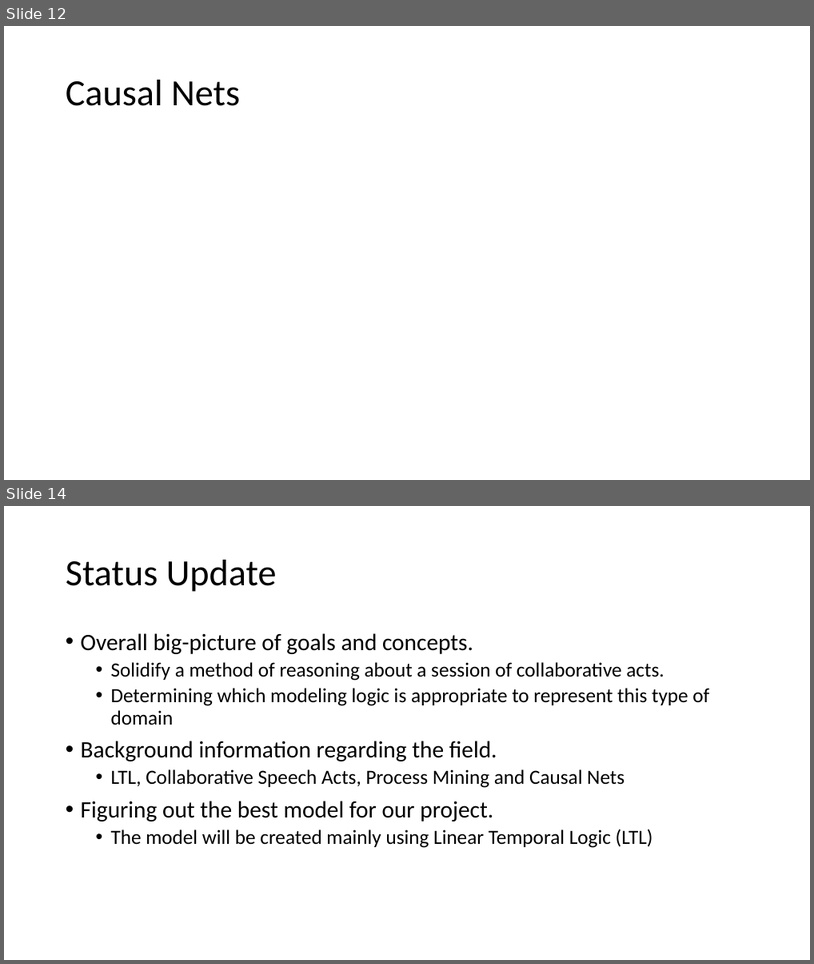
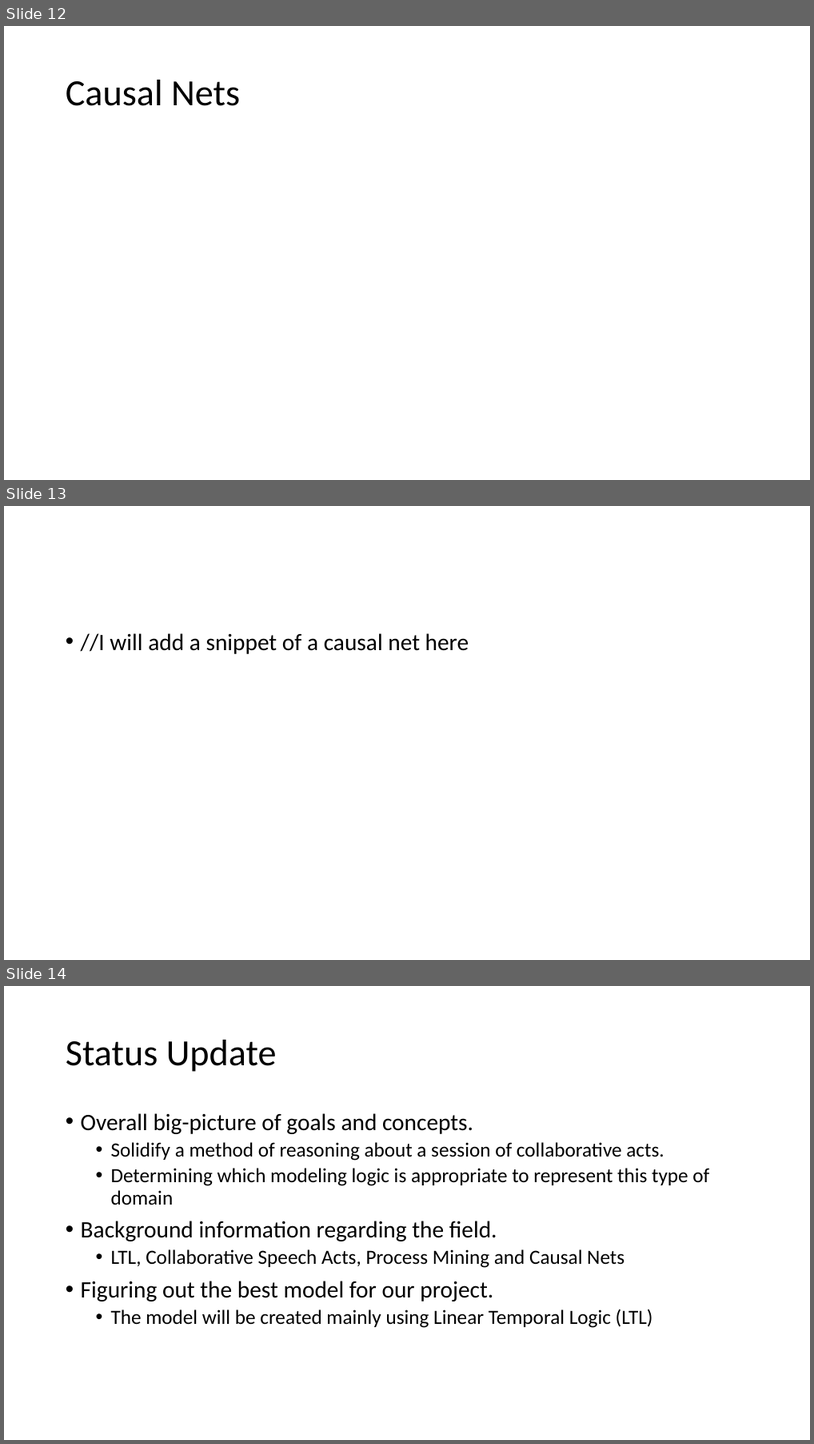
Before and after one commit to kensekense/unige-spring-2020, a slide deck: models/presentation1_CSAmodeling.pptx. Shown one above the other, each under a label of ours: slides 12 and 14 before the commit, slides 12, 13 and 14 after it; the slides between them are not shown. The pictures are 814x964 and 814x1444 pixels, drawn with LibreOffice and Linux fonts; fonts in the diff are those of the drawing; grey boxes stand for pictures. Boxes give left, top, right and bottom in pixels: in the first picture for what was removed or moved away, otherwise in the second. Text is boxed around its words. In the diff, an @@ line names an element or a change of style, - is before the commit and + after.

```diff
--- a/models/presentation1_CSAmodeling.pptx
+++ b/models/presentation1_CSAmodeling.pptx
@@ slide 13 added at bbox=[4, 506, 810, 960], background #FFFFFF @@
@@ text added at bbox=[81, 633, 469, 654], 28 pt, text #000000 @@
+• //I will add a snippet of a causal net here
```
Also in this commit, not shown: 1 slide removed, 2 other files.
